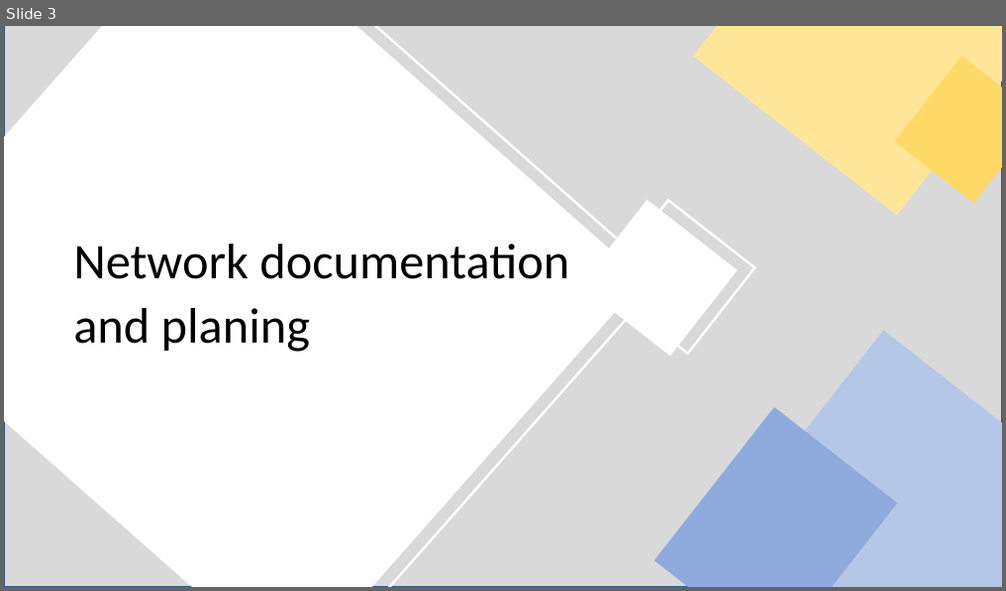
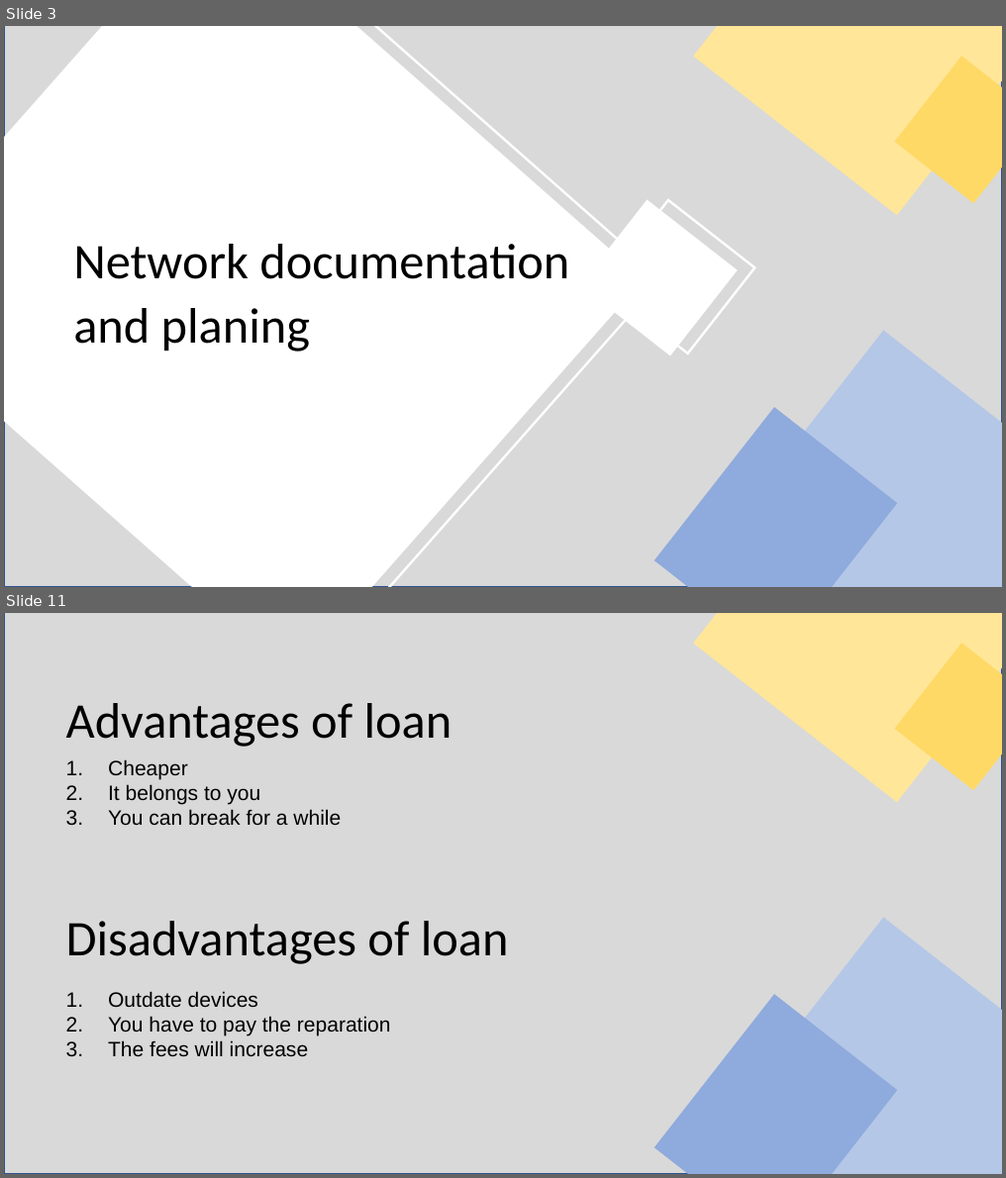
Before and after one commit to Rawezhham176/Learnfeld-3, a slide deck: IT- Clients in Netzwerk einbinden.pptx. Shown one above the other, each under a label of ours: slide 3 before the commit, slides 3 and 11 after it; the slides between them are not shown. The pictures are 1006x591 and 1006x1178 pixels, drawn with LibreOffice and Linux fonts; fonts in the diff are those of the drawing. Boxes give left, top, right and bottom in pixels: in the first picture for what was removed or moved away, otherwise in the second. Text is boxed around its words. In the diff, an @@ line names an element or a change of style, - is before the commit and + after.

```diff
--- a/IT- Clients in Netzwerk einbinden.pptx
+++ b/IT- Clients in Netzwerk einbinden.pptx
@@ slide 11 added at [4, 613, 1002, 1174], background #FFFFFF @@
@@ rectangle added at [4, 613, 1002, 1174], fill #D9D9D9, outline #325491 1 pt @@
@@ rectangle added at [694, 613, 1002, 802], fill #FFE699 @@
@@ rectangle added at [895, 644, 1002, 791], fill #FFD966 @@
@@ text added at [66, 703, 452, 747], 48 pt, text #000000 @@
+Advantages of loan
@@ text added at [108, 760, 341, 825], 20 pt, text #000000 @@
+1. Cheaper
+2. It belongs to you
+3. You can break for a while
@@ text added at [66, 921, 509, 964], 48 pt, text #000000 @@
+Disadvantages of loan
@@ rectangle added at [730, 918, 1002, 1174], fill #B4C7E7 @@
@@ text added at [108, 991, 391, 1057], 20 pt, text #000000 @@
+1. Outdate devices
+2. You have to pay the reparation
+3. The fees will increase
@@ rectangle added at [654, 994, 897, 1174], fill #8FAADC @@
```
Also in this commit, not shown: 2 slides changed, 12 other slides added, 1 slide removed, 1 other file.
